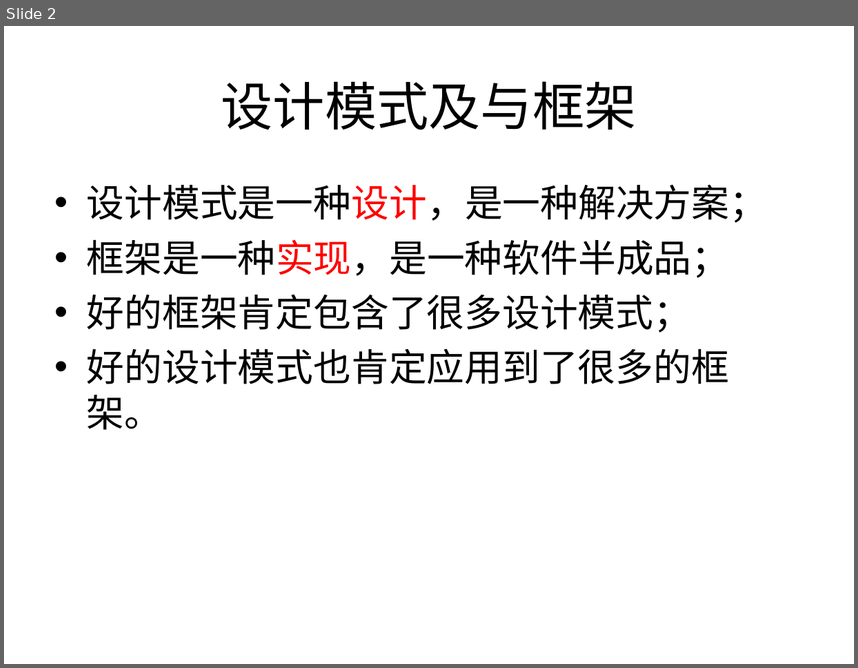
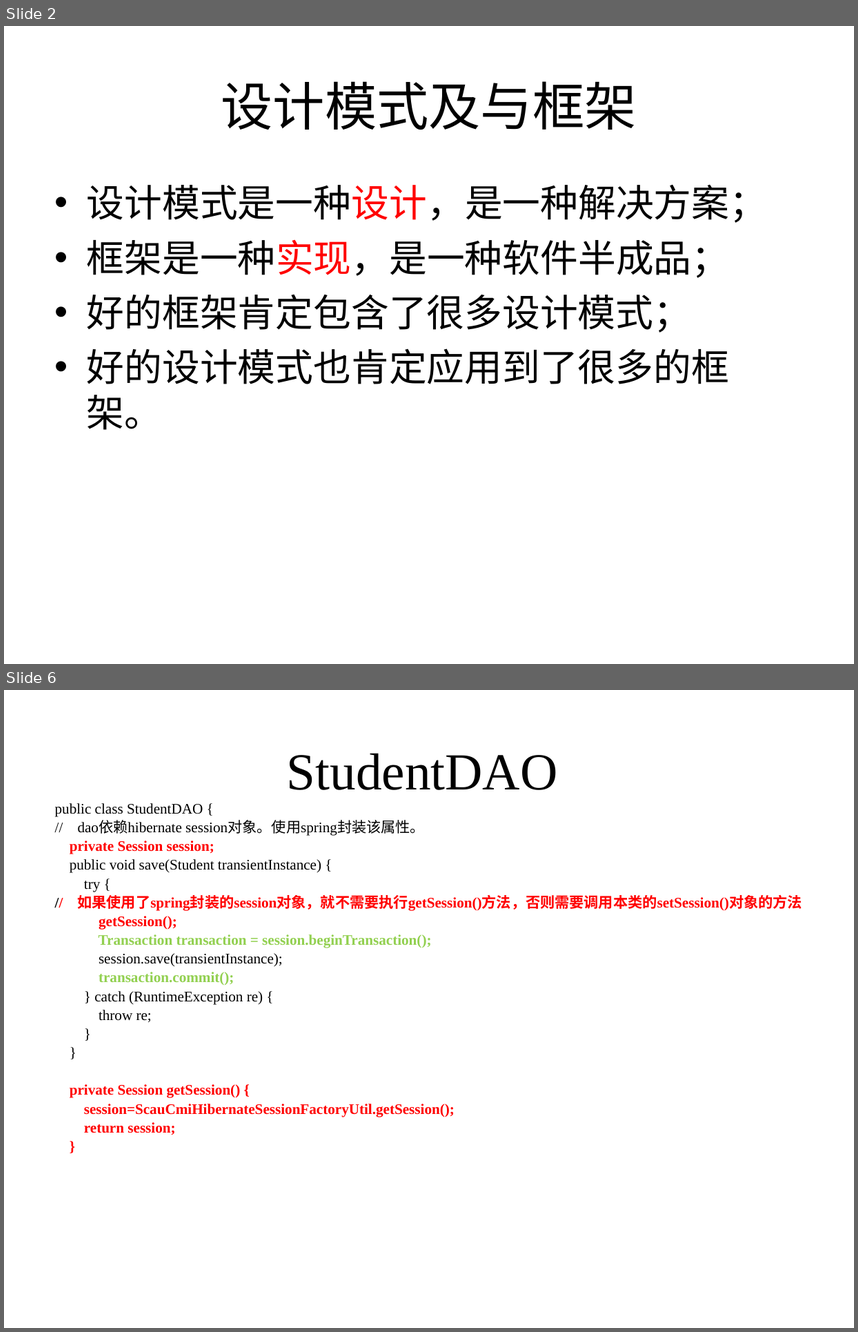
Before and after one commit to liangshanhero/sa, a slide deck: sa/文档/2019 软件体系结构（09）：Spring+Hibernate.ppt. Shown one above the other, each under a label of ours: slide 2 before the commit, slides 2 and 6 after it; the slides between them are not shown. The pictures are 858x668 and 858x1332 pixels, drawn with LibreOffice and Linux fonts; fonts in the diff are those of the drawing. Boxes give left, top, right and bottom in pixels: in the first picture for what was removed or moved away, otherwise in the second. Text is boxed around its words. In the diff, an @@ line names an element or a change of style, - is before the commit and + after.

```diff
--- a/sa/文档/2019 软件体系结构（09）：Spring+Hibernate.ppt
+++ b/sa/文档/2019 软件体系结构（09）：Spring+Hibernate.ppt
@@ slide 6 added at (x1=4, y1=690, x2=854, y2=1328), background #FFFFFF @@
@@ title added at (x1=287, y1=753, x2=558, y2=790), 44 pt, text #000000 @@
+StudentDAO
@@ text added at (x1=55, y1=803, x2=802, y2=1134), 12.4 pt, text #FF0000, bold @@
+public class StudentDAO {
+// dao依赖hibernate session对象。使用spring封装该属性。
+private Session session;
+public void save(Student transientInstance) {
+try {
+// 如果使用了spring封装的session对象，就不需要执行getSession()方法，否则需要调用本类的setSession()对象的方法
+getSession();
+Transaction transaction = session.beginTransaction();
+session.save(transientInstance);
+transaction.commit();
+} catch (RuntimeException re) {
+throw re;
+}
+}
+private Session getSession() {
+session=ScauCmiHibernateSessionFactoryUtil.getSession();
+return session;
+}
```
Also in this commit, not shown: 2 slides changed, 2 other slides added, 9 other files.
